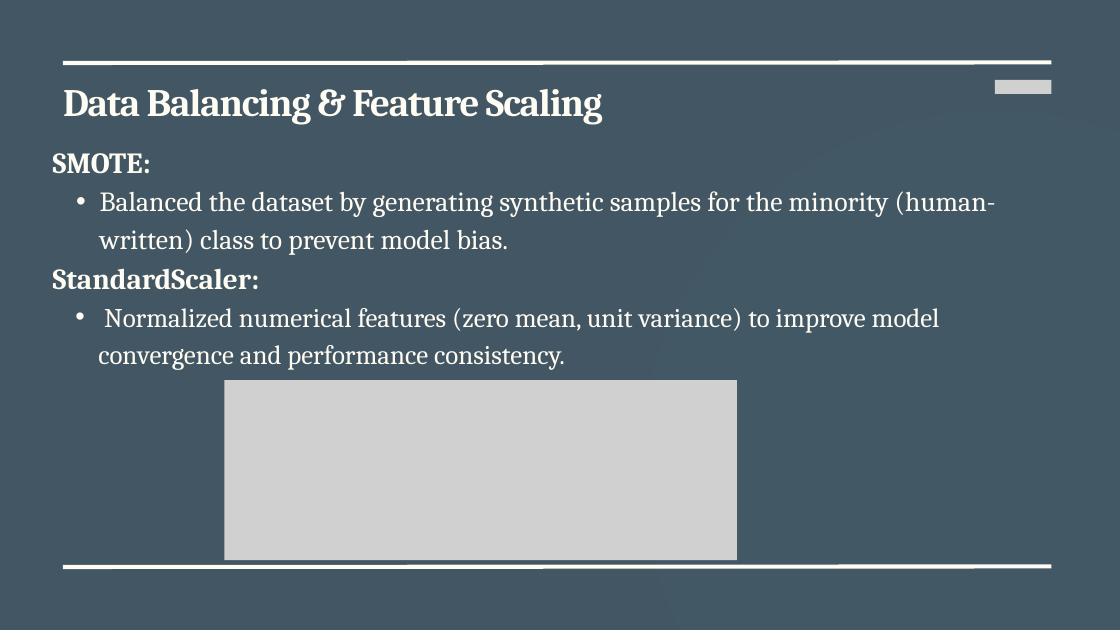
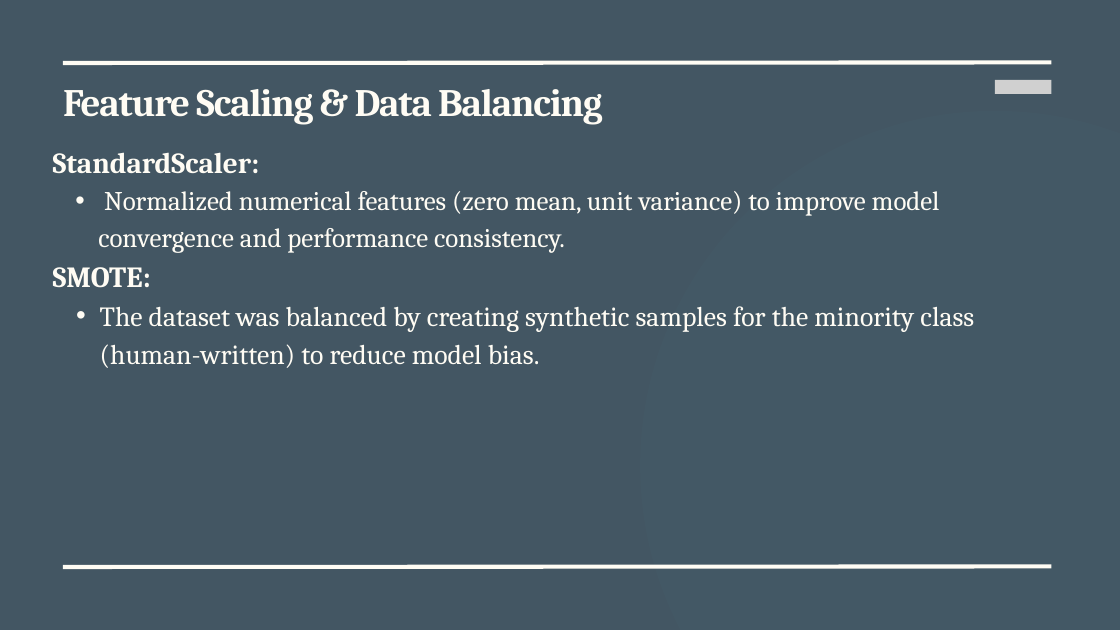
Before and after one commit to shoagMdf/ArabicNLP_Project, a slide deck: slide 11 of results/presentations/Advanced Data Analytic Techniques.pptx (slide 10 before the commit). Drawn at 1120x630 pixels with LibreOffice and Linux fonts; fonts in the diff are those of the drawing; grey boxes stand for pictures. Boxes give left, top, right and bottom in pixels: in the first picture for what was removed or moved away, otherwise in the second. Text is boxed around its words. In the diff, an @@ line names an element or a change of style, - is before the commit and + after.

```diff
--- a/results/presentations/Advanced Data Analytic Techniques.pptx
+++ b/results/presentations/Advanced Data Analytic Techniques.pptx
@@ text at (x1=63, y1=89, x2=603, y2=125): text changed @@
-Data Balancing & Feature Scaling
+Feature Scaling & Data Balancing
@@ text at (x1=53, y1=153, x2=996, y2=255): paragraphs removed @@
-SMOTE:
-  • Balanced the dataset by generating synthetic samples for the minority (human-written) class to prevent model bias.
@@ text at (x1=53, y1=267, x2=974, y2=368): paragraphs added @@
+SMOTE:
+  • The dataset was balanced by creating synthetic samples for the minority class (human-written) to reduce model bias.
@@ picture removed at (x1=225, y1=380, x2=737, y2=561) @@
```
Also in this commit, not shown: 10 other slides changed, 1 slide added.
